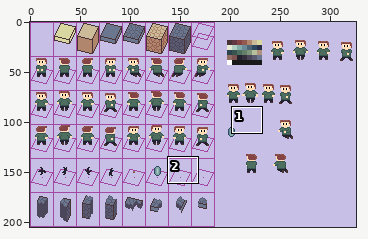
A sprite sheet gets an edit: images/tilesRaw.png. The first picture is a wide view before the edit; the outline marks the close-up.
Close-up. Before:
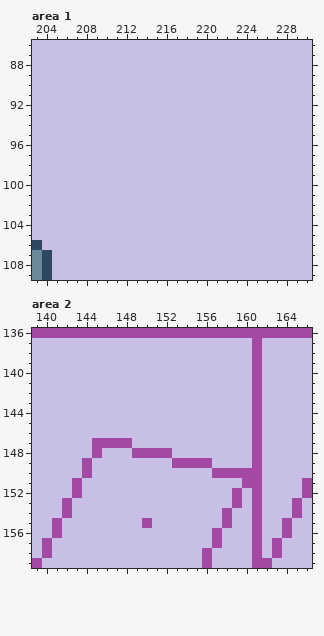
The file is 326x205 pixels. Shown: area 1: x 203..230, y 86..109; area 2: x 139..166, y 136..159.
Once edited:
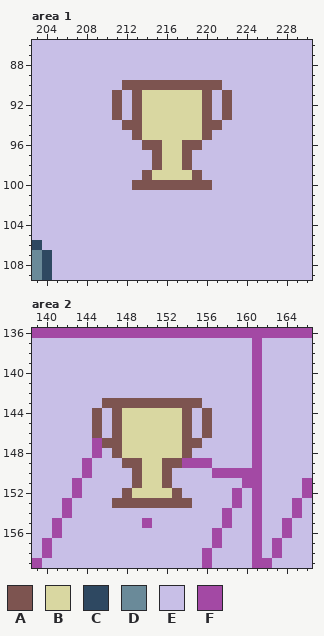
Palette (. is transparent): A #7d5450  B #d9d7a1  C #2e4861  D #6a8a99  E #c8bfe7  F #a349a4
Diff:
Area 1:
y 90: x 212..221 EEEEEEEEEE -> AAAAAAAAAA
y 91..93: x 211 E -> A; x 213..220 EEEEEEEE -> ABBBBBBA; x 222 E -> A
y 94: x 212..221 EEEEEEEEEE -> AABBBBBBAA
y 95: x 213..220 EEEEEEEE -> ABBBBBBA
y 96: x 214..219 EEEEEE -> AABBAA
y 97..98: x 215..218 EEEE -> ABBA
y 99: x 214..219 EEEEEE -> ABBBBA
y 100: x 213..220 EEEEEEEE -> AAAAAAAA
Area 2:
y 143: x 146..155 EEEEEEEEEE -> AAAAAAAAAA
y 144..146: x 145 E -> A; x 147..154 EEEEEEEE -> ABBBBBBA; x 156 E -> A
y 147: x 146..155 FFFEEEEEEE -> AABBBBBBAA
y 148: x 147..154 EEFFFFEE -> ABBBBBBA
y 149: x 148..153 EEEEEF -> AABBAA
y 150..151: x 149..152 EEEE -> ABBA
y 152: x 148..153 EEEEEE -> ABBBBA
y 153: x 147..154 EEEEEEEE -> AAAAAAAA
Boxes around the changes in both close-ups, in picture pixels (x1, y1, x2, y2):
changed: (112, 80, 232, 190)
changed: (92, 398, 212, 508)
